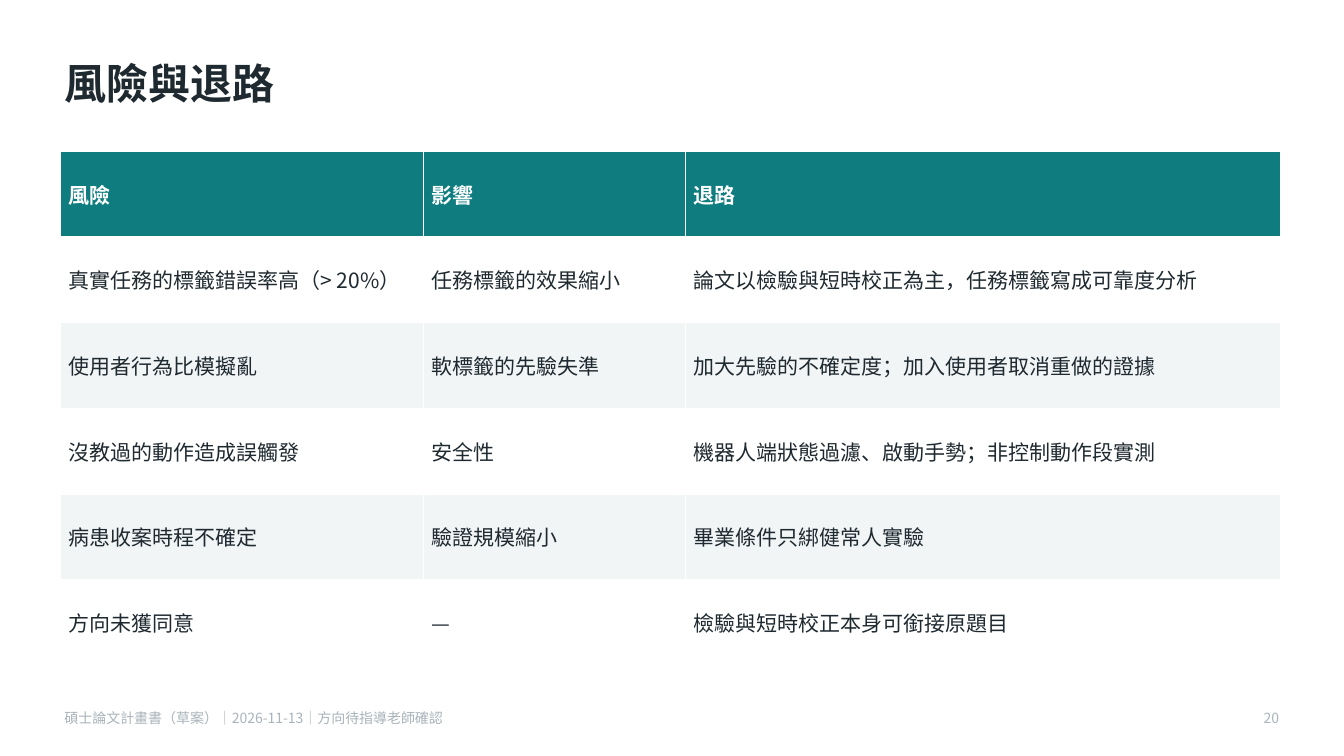
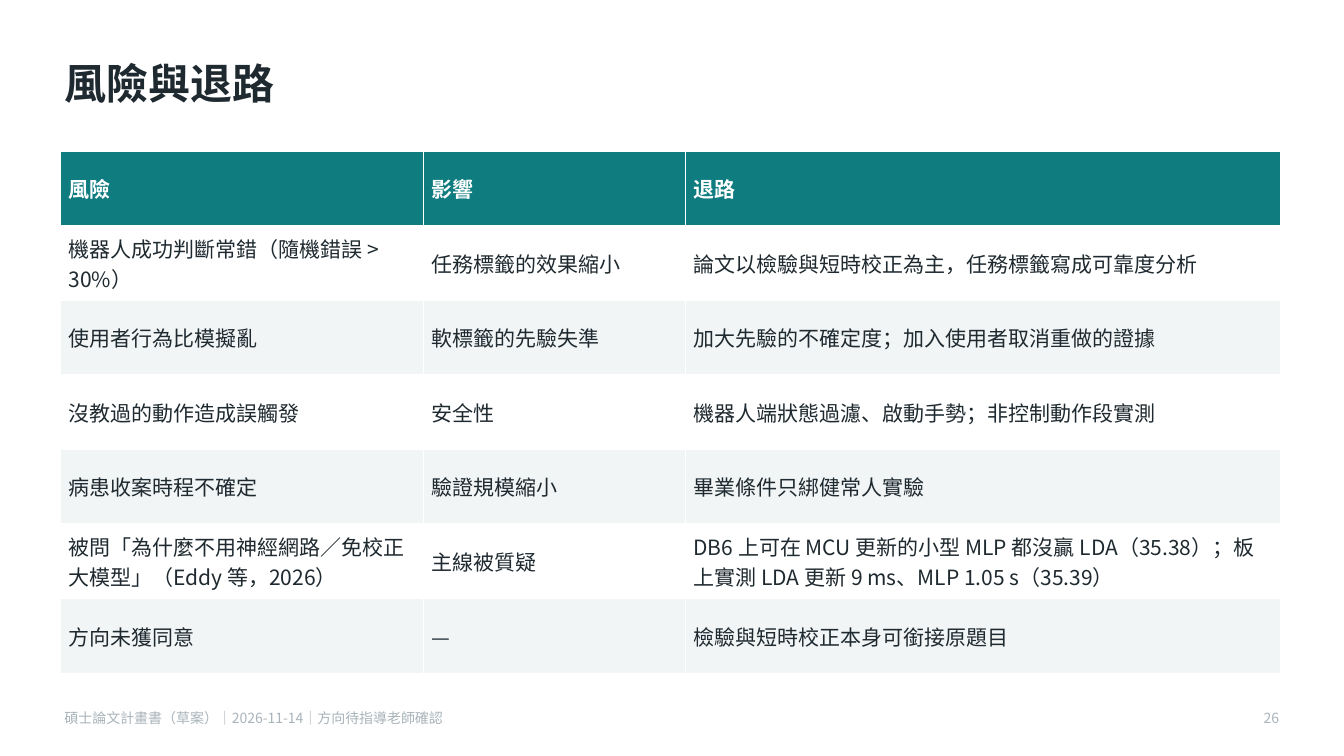
Before and after one commit to momotoofurry/pppp, a slide deck: slide 26 of docs/thesis/碩論計畫書.pptx (slide 20 before the commit). Drawn at 1344x756 pixels with LibreOffice and Linux fonts; fonts in the diff are those of the drawing. Boxes give left, top, right and bottom in pixels: in the first picture for what was removed or moved away, otherwise in the second. Text is boxed around its words. In the diff, an @@ line names an element or a change of style, - is before the commit and + after.

```diff
--- a/docs/thesis/碩論計畫書.pptx
+++ b/docs/thesis/碩論計畫書.pptx
@@ table at (x1=60, y1=151, x2=1280, y2=674) @@
-row 2, column 1: 真實任務的標籤錯誤率高（> 20%）
+row 2, column 1: 機器人成功判斷常錯（隨機錯誤 > 30%）
+row 6: 被問「為什麼不用神經網路／免校正大模型」（Eddy 等，2026） | 主線被質疑 | DB6 上可在 MCU 更新的小型 MLP 都沒贏 LDA（35.38）；板上實測 LDA 更新 9 ms、MLP 1.05 s（35.39）
@@ text at (x1=64, y1=711, x2=442, y2=724): text changed @@
-碩士論文計畫書（草案）｜2026-11-13｜方向待指導老師確認
+碩士論文計畫書（草案）｜2026-11-14｜方向待指導老師確認
```
Also in this commit, not shown: 20 other slides changed, 6 slides added, 42 other files.
